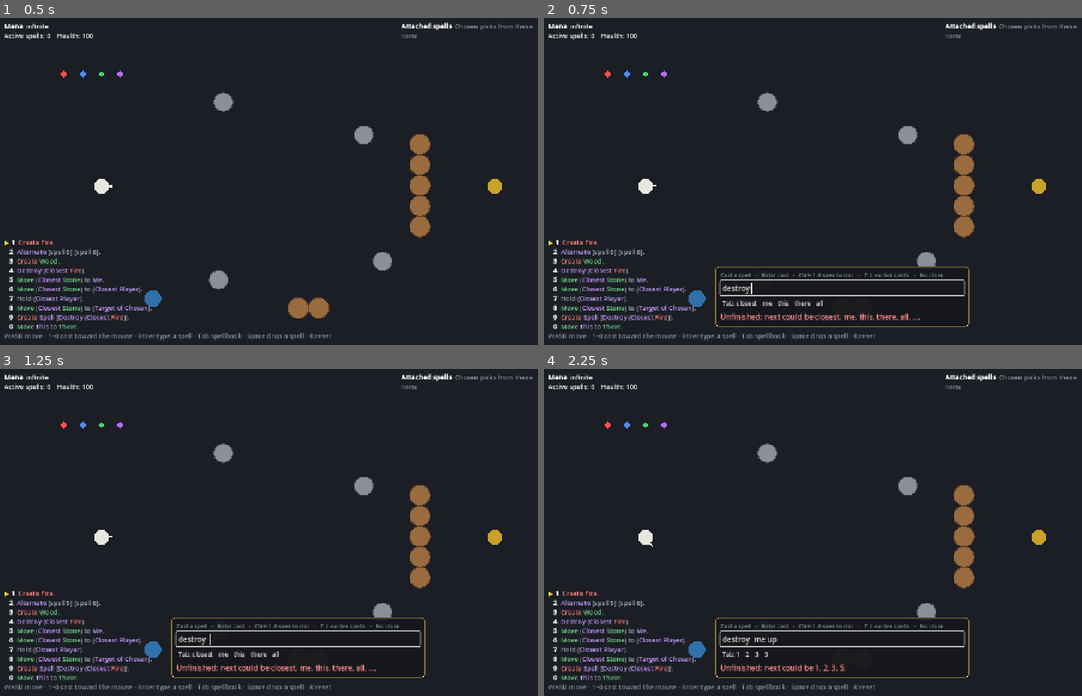
Above: before the commit, frames 1-4 (two rows, left to right).
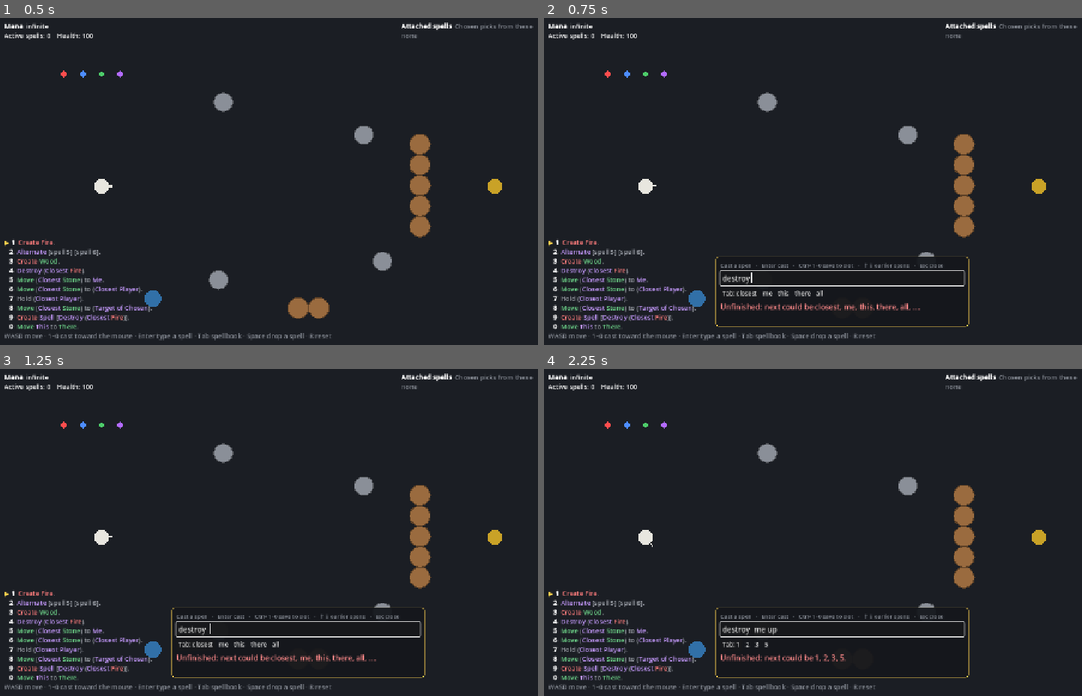
Above: after the commit, the same moments.

Repository: oscarjocque/spellcraft-prototype
Game: Godot game, scene res://scenes/main.tscn
The game is run twice, just before and just after one commit, with the same random seed, the same clock (stepped at 60 frames per second) and the same inputs.
Inputs (mouse positions are in pixels of both pictures, inside the frame that each line leads up to):
- Up to frame 1 (0.5 s): no input
- Up to frame 2 (0.75 s): tap Enter at 0.5 s; move the mouse to (974, 168) at 0.52 s; hold D (move_right) from 0.53 s (still down); tap Tab at 0.6 s; click (974, 168) at 0.67 s
- Up to frame 3 (1.25 s): keep holding D (move_right); tap Space at 0.77 s
- Up to frame 4 (2.25 s): release D (move_right) at 1.25 s; click "me" at 1.25 s; click "Tab: up" at 2 s

Frame 1 is identical in both runs. In frame 2, 2.8% of the frame differs, in the area x 31-80%, y 72-93%; in frame 3, 2.7%; in frame 4, 2.3%.

Commit message:
Preview what a typed spell would act on
While a spell is typed in the quick-cast bar, the world rings what it
would act on if cast now (pulsing), and Move's destination (dashed),
and a line says how much it would act on, or that it would wait.
Nouns only known when cast (Chosen, This, There, relations) show
nothing; Random shows every candidate. The preview reads the
simulation without changing it.

Co-Authored-By: Claude Opus 5.5 <noreply@anthropic.com>
Claude-Session: https://claude.ai/code/session_013jfXwMwWtv4oDjb8vuFPPJ

Diff:
--- a/scripts/main.gd
+++ b/scripts/main.gd
@@ -65,6 +65,14 @@
 			sim.step({player.controller: _command()})
 	view.alpha = _accum / Simulation.DT
 	hud.refresh(sim, player, slots, selected, _prompt())
+	view.preview = {}
+	if quick.visible and quick.input.result.has("ast"):
+		var ast: Dictionary = quick.input.result["ast"]
+		view.preview = SpellPreview.targets(sim, player, ast, view.get_global_mouse_position())
+		view.preview_verb = ast["verb"]
+		quick.set_status(SpellPreview.describe(ast, view.preview))
+	elif quick.visible:
+		quick.set_status("")
 	hud.visible_parts(not editor.visible)
 
 
--- a/scripts/render/world_view.gd
+++ b/scripts/render/world_view.gd
@@ -30,6 +30,9 @@
 
 var sim: Simulation
 var alpha := 1.0  # 0..1 progress from the last tick to the next
+## What a spell being typed would act on (see SpellPreview), and its verb.
+var preview := {}
+var preview_verb := ""
 
 
 func _process(_delta: float) -> void:
@@ -53,6 +56,26 @@
 			_draw_material(o)
 		if not o.marks.is_empty():
 			draw_circle(_p(o) + Vector2(0, -o.radius - 4), 3.0, MANA_COLOR["violet"])
+	_draw_preview()
+
+
+## Rings around what the spell being typed would act on: pulsing for what
+## the verb acts on, dashed for Move's destination.
+func _draw_preview() -> void:
+	if preview.is_empty():
+		return
+	var color: Color = VERB_COLOR.get(preview_verb, Color.WHITE)
+	var pulse := 0.6 + 0.4 * sin(Time.get_ticks_msec() / 150.0)
+	for o in preview.get("what", []):
+		if not o.dead:
+			draw_arc(_p(o), o.radius + 6, 0, TAU, 32, Color(color, pulse), 3.0)
+	for o in preview.get("to", []):
+		if o.dead:
+			continue
+		var r: float = o.radius + 8
+		for i in 12:
+			var a := TAU * i / 12.0
+			draw_arc(_p(o), r, a, a + TAU / 24.0, 4, Color(color, 0.9), 2.5)
 
 
 func _p(o: WorldObject) -> Vector2:
--- a/scripts/ui/quick_cast.gd
+++ b/scripts/ui/quick_cast.gd
@@ -8,6 +8,7 @@
 signal saved(slot: int, ast: Dictionary)
 
 var input: SpellInput
+var _status: Label
 var _history: Array[String] = []
 var _history_at := 0
 
@@ -29,9 +30,19 @@
 	box.add_child(title)
 	input = SpellInput.new()
 	box.add_child(input)
+	_status = Label.new()
+	_status.add_theme_font_size_override("font_size", 12)
+	_status.add_theme_color_override("font_color", Color("ffb02e"))
+	box.add_child(_status)
 	input.submitted.connect(_on_submitted)
 	input.field.gui_input.connect(_on_key)
 	hide()
+
+
+## A note under the preview, e.g. what the spell would act on now.
+func set_status(text: String) -> void:
+	_status.text = text
+	_status.visible = text != ""
 
 
 func open() -> void:
--- /dev/null
+++ b/scripts/ui/spell_preview.gd
@@ -0,0 +1,89 @@
+class_name SpellPreview
+extends RefCounted
+## What a spell would act on if cast now, worked out without casting it, so
+## the world can highlight it while the spell is being typed. Nouns that are
+## only known once cast (Chosen, This, There, It, relations) show nothing.
+## Random shows every candidate. Reads the simulation; never changes it.
+
+
+## {"what": objects the verb would act on (or Create at), "to": Move's
+## destination}.
+static func targets(sim: Simulation, caster: WorldObject, ast: Dictionary, aim: Vector2) -> Dictionary:
+	var dir := caster.pos.direction_to(aim)
+	if dir == Vector2.ZERO:
+		dir = Vector2.RIGHT
+	var limit := SpellGrammar.up_to(ast)
+	var out := {"what": [], "to": []}
+	match ast.get("verb", ""):
+		"destroy", "mark", "move":
+			out["what"] = _capped(_noun(sim, caster, ast["what"], dir), caster, limit)
+			if ast["verb"] == "move":
+				out["to"] = _noun(sim, caster, ast["to"], dir).slice(0, 1)
+		"select":
+			out["what"] = _capped(_noun(sim, caster, SpellGrammar.held_noun(ast), dir), caster, limit)
+		"create":
+			if ast.get("at") is Dictionary:
+				out["what"] = _noun(sim, caster, ast["at"], dir).slice(0, 1)
+	return out
+
+
+static func _noun(sim: Simulation, caster: WorldObject, noun: Dictionary, dir: Vector2) -> Array:
+	if noun.has("ref"):
+		match noun["ref"]:
+			"me", "here":
+				return [caster]
+			"aimed":
+				var o := sim.aimed(caster.pos, dir, [caster])
+				return [o] if o != null else []
+		return []
+	var picker := SpellGrammar.picker_of(noun)
+	if picker == "":
+		return []
+	var from := caster.pos
+	if noun.get("from") is Dictionary:
+		var origin := _noun(sim, caster, noun["from"], dir)
+		if origin.is_empty():
+			return []
+		from = origin[0].pos
+	var within: float = noun.get("within", 0) * SpellGrammar.PIXELS_PER_METER
+	# Random would draw from the simulation's dice: show every candidate.
+	return sim.pick("all" if picker == "random" else picker, noun[picker], noun.get("adj", []), from,
+			within, caster, [caster], [])
+
+
+static func _capped(objs: Array, caster: WorldObject, limit: int) -> Array:
+	if limit == 0 or objs.size() <= limit:
+		return objs
+	var sorted := objs.duplicate()
+	sorted.sort_custom(func(a: WorldObject, b: WorldObject) -> bool:
+		return caster.pos.distance_squared_to(a.pos) < caster.pos.distance_squared_to(b.pos))
+	return sorted.slice(0, limit)
+
+
+## A short note on `found` (from targets) for the player: how much the spell
+## would act on right now, or that it would wait. "" when it can't be known
+## before casting.
+static func describe(ast: Dictionary, found: Dictionary) -> String:
+	var noun: Variant = null
+	match ast.get("verb", ""):
+		"destroy", "mark", "move":
+			noun = ast["what"]
+		"select":
+			noun = SpellGrammar.held_noun(ast)
+	if not noun is Dictionary or not _knowable(noun):
+		return ""
+	var n: int = found["what"].size()
+	if n == 0:
+		return "nothing to act on right now: it would wait"
+	if ast["verb"] == "move" and _knowable(ast["to"]) and found["to"].is_empty():
+		return "nowhere to move to right now: it would wait"
+	return "acts on %d %s now" % [n, "thing" if n == 1 else "things"]
+
+
+## Whether a noun can be worked out before casting.
+static func _knowable(noun: Dictionary) -> bool:
+	if noun.has("ref"):
+		return noun["ref"] in ["me", "here", "aimed"]
+	if SpellGrammar.picker_of(noun) == "":
+		return false
+	return not noun.get("from") is Dictionary or _knowable(noun["from"])
--- a/tests/test_spells.gd
+++ b/tests/test_spells.gd
@@ -1124,6 +1124,27 @@
 	check(tried > 200, "(tried %d menu choices)" % tried)
 
 
+func test_preview() -> void:
+	var w := spell_world()
+	var sim: Simulation = w[0]
+	var p: WorldObject = w[1]
+	var near := sim.spawn(Materials.make("stone", Vector2(300, 360)))
+	sim.spawn(Materials.make("stone", Vector2(900, 360)))
+	var dummy := sim.spawn(Materials.make_player(Vector2(600, 600)))
+	var ast: Dictionary = SpellParser.parse("move all stones within 3 of me to closest player")["ast"]
+	var before := sim.objects.size()
+	var found := SpellPreview.targets(sim, p, ast, Vector2(600, 360))
+	check(found["what"] == [near] and found["to"] == [dummy], "The preview finds what the spell would act on")
+	check(sim.objects.size() == before and sim.tick == 0, "...without casting anything")
+	check(SpellPreview.describe(ast, found) == "acts on 1 thing now", "It says how much")
+	var none: Dictionary = SpellParser.parse("destroy closest fire")["ast"]
+	check(SpellPreview.describe(none, SpellPreview.targets(sim, p, none, Vector2.ZERO)).contains("wait"),
+		"...or that the spell would wait")
+	var picked: Dictionary = SpellParser.parse("destroy this")["ast"]
+	check(SpellPreview.describe(picked, SpellPreview.targets(sim, p, picked, Vector2.ZERO)) == "",
+		"...and nothing when it can't know before casting")
+
+
 func test_deterministic() -> void:
 	check(_replay() == _replay(), "Same inputs give the same world")
 
Not shown, added: scripts/ui/spell_preview.gd.uid
